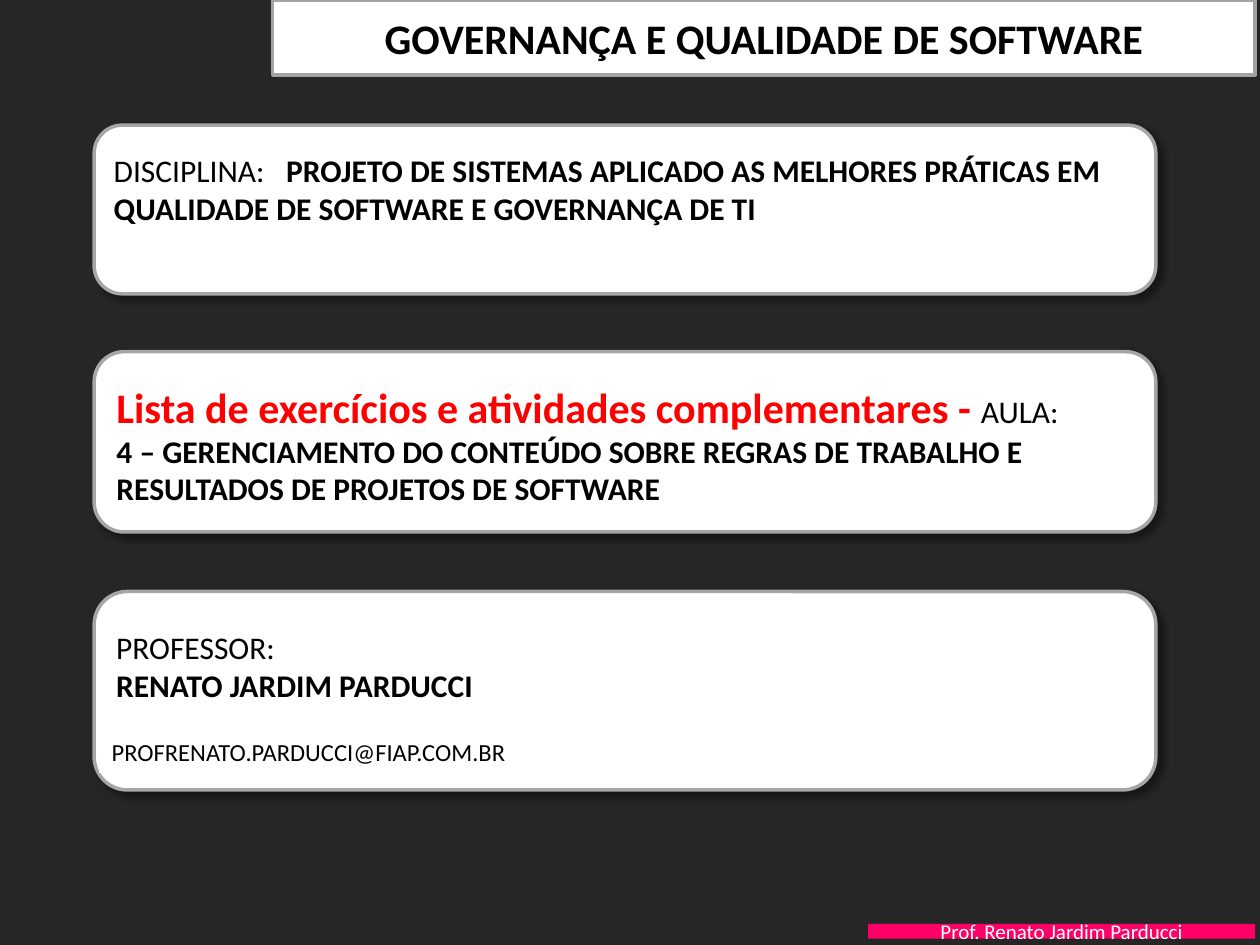
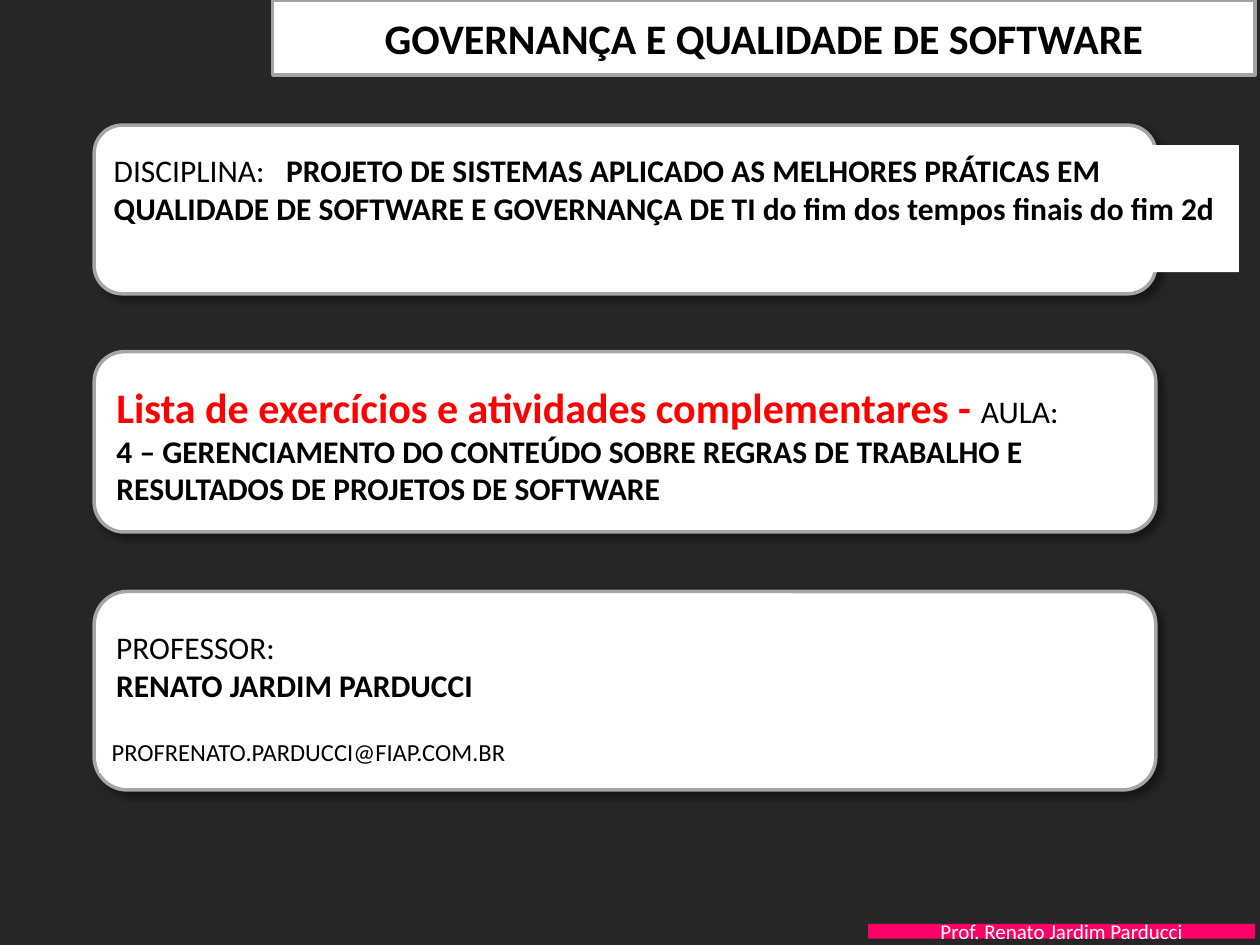
Before and after one commit to PedroBonelli/3SIA-ExemploGIT2024, a slide deck: slide 1 of DocsKickoff/PITCH.pptx. Drawn at 1260x945 pixels with LibreOffice and Linux fonts; fonts in the diff are those of the drawing; background and template pictures are left out. Boxes give left, top, right and bottom in pixels: in the first picture for what was removed or moved away, otherwise in the second. Text is boxed around its words. In the diff, an @@ line names an element or a change of style, - is before the commit and + after.

Commit message:
Alteração do titulo do pitch

```diff
--- a/DocsKickoff/PITCH.pptx
+++ b/DocsKickoff/PITCH.pptx
@@ text at [114,198,1214,226]: text changed @@
-QUALIDADE DE SOFTWARE E GOVERNANÇA DE TI
+QUALIDADE DE SOFTWARE E GOVERNANÇA DE TI do fim dos tempos finais do fim 2d
```
